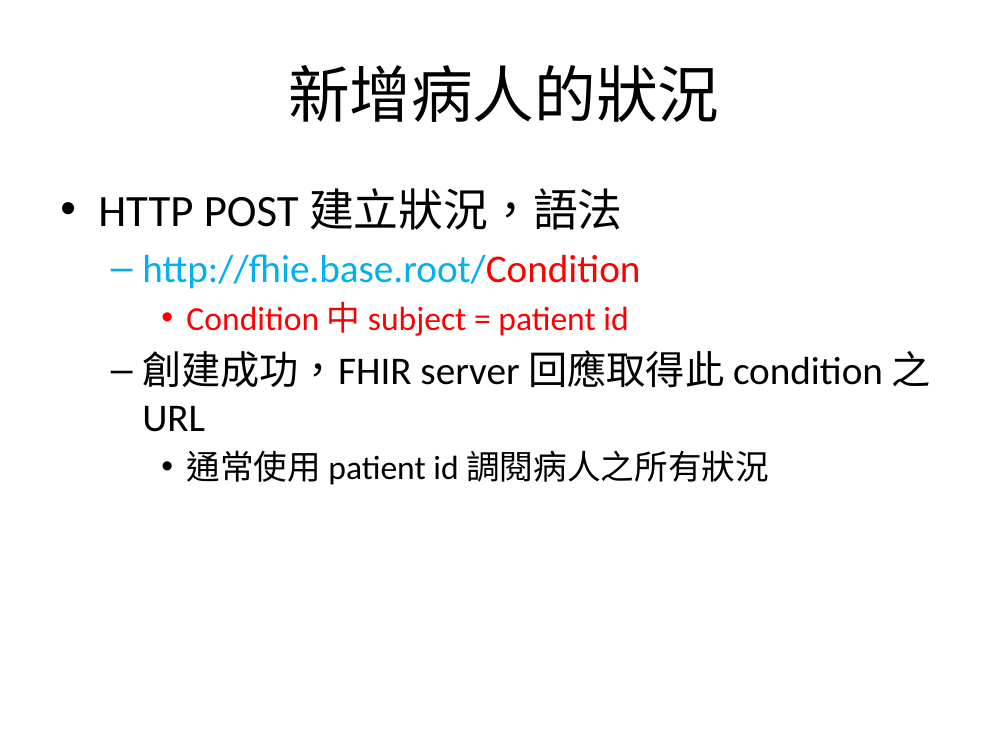
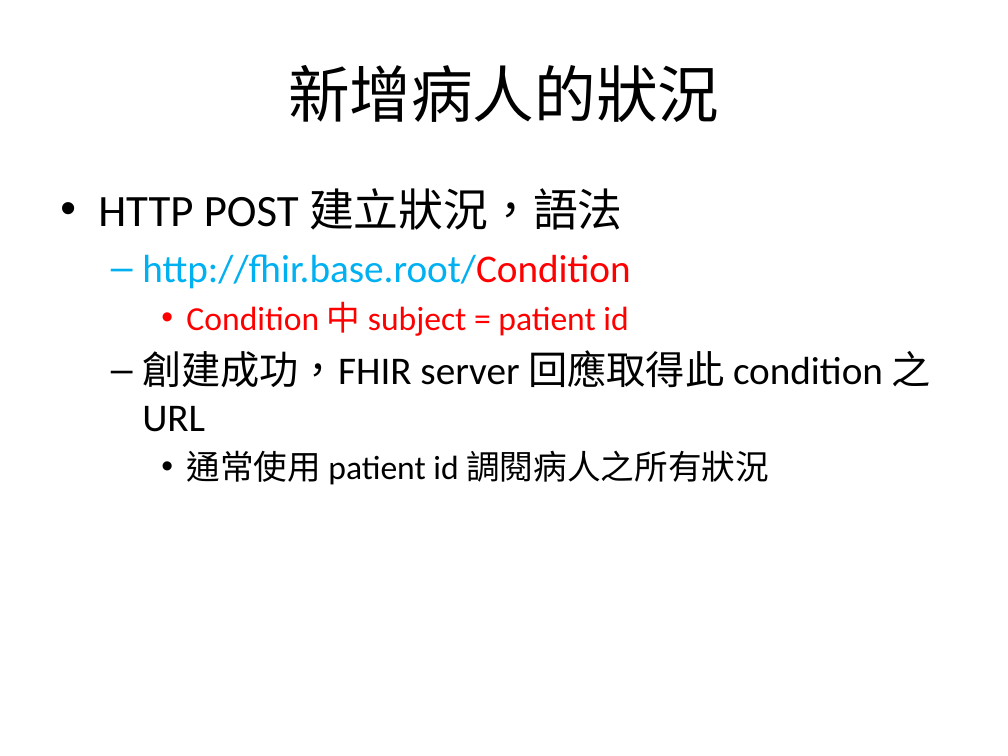
Before and after one commit to mos2718/FHIRspec, a slide deck: slide 6 of Spec/FHIR API.pptx. Drawn at 1008x756 pixels with LibreOffice and Linux fonts; fonts in the diff are those of the drawing. Boxes give left, top, right and bottom in pixels: in the first picture for what was removed or moved away, otherwise in the second. Text is boxed around its words. In the diff, an @@ line names an element or a change of style, - is before the commit and + after.

```diff
--- a/Spec/FHIR API.pptx
+++ b/Spec/FHIR API.pptx
@@ text at [142,254,630,289]: text changed @@
-  – http://fhie.base.root/Condition
+  – http://fhir.base.root/Condition
```
Also in this commit, not shown: 3 other slides changed, 6 other files.
